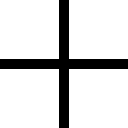
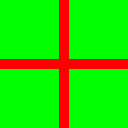
Comparing the layer stacks of the two 128px x 128px images. Changes:
painted on "Layer 2" over [0,0,128,128]
painted on "Layer 1" over [0,0,128,128]
